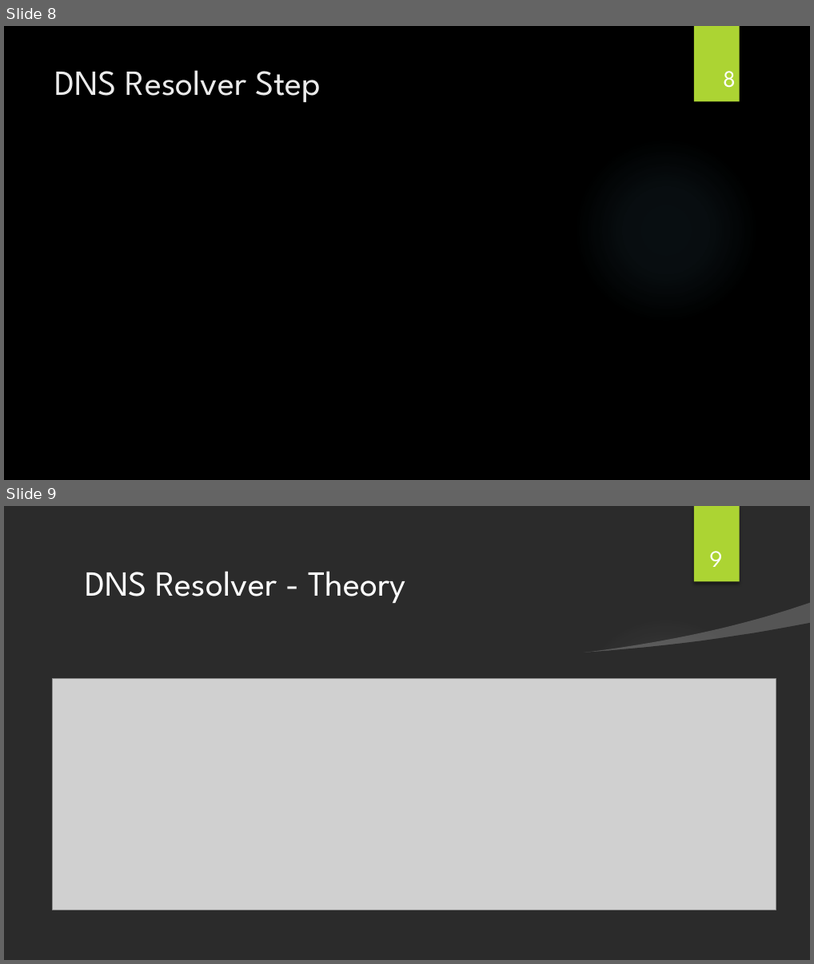
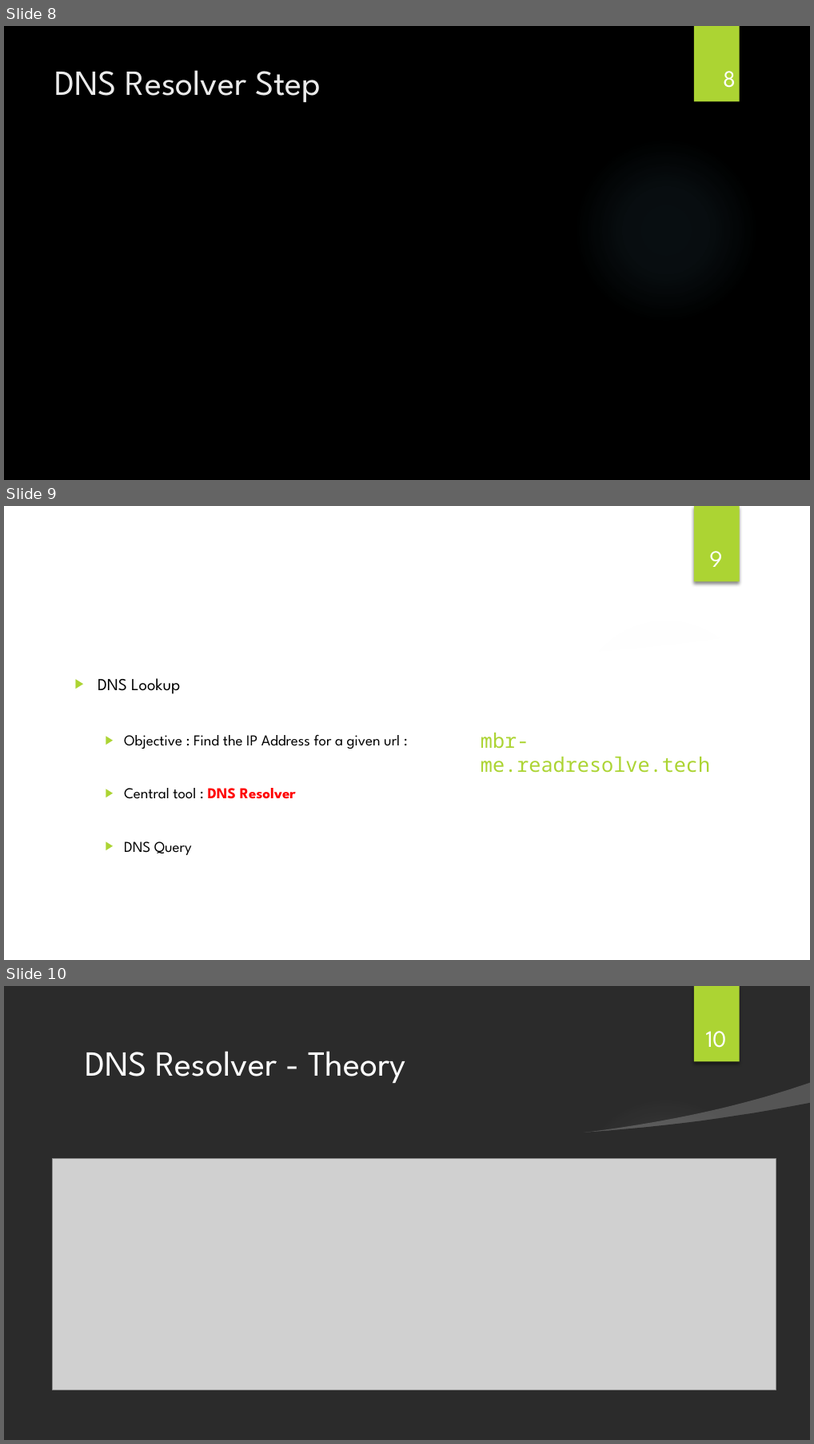
Before and after one commit to rlossec/journey-to-vps-commands, a slide deck: docs/Présentation.pptx. Shown one above the other, each under a label of ours: slides 8 and 9 before the commit, slides 8, 9 and 10 after it. The pictures are 814x964 and 814x1444 pixels, drawn with LibreOffice and Linux fonts; fonts in the diff are those of the drawing; grey boxes stand for pictures; background and template pictures are left out; a plain dark background stands for a picture behind light text. Boxes give left, top, right and bottom in pixels: in the first picture for what was removed or moved away, otherwise in the second. Text is boxed around its words. In the diff, an @@ line names an element or a change of style, - is before the commit and + after.

```diff
--- a/docs/Présentation.pptx
+++ b/docs/Présentation.pptx
@@ slide 9 added at <box>4,506,810,960</box>, background picture (left out); not listed: 1 template element that a slide beside it also shows @@
@@ rectangle added at <box>694,506,739,582</box>, fill #ACD433 @@
@@ title added at <box>77,536,669,628</box>, 31.5 pt, text #FFFFFF @@
+DNS Resolver - Theory
@@ page number added at <box>710,551,722,567</box>, 21 pt, text #FFFFFF @@
+9
@@ freeform shape added at <box>4,623,810,960</box>, fill #FFFFFF @@
@@ freeform shape added at <box>581,603,810,658</box>, fill #FFFFFF at 20% opacity @@
@@ text added at <box>98,678,400,855</box>, 13.5 pt, text #000000 @@
+▶ DNS Lookup
+  ▶ Objective : Find the IP Address for a given url :
+  ▶ Central tool : DNS Resolver
+  ▶ DNS Query
@@ text added at <box>481,732,710,772</box>, 18 pt, text #ACD433 @@
+mbr-me.readresolve.tech
@@ what was slide 9 is now slide 10 @@
@@ page number at <box>706,1031,727,1048</box>: text changed @@
-9
+10
```
Also in this commit, not shown: 4 slides changed.
